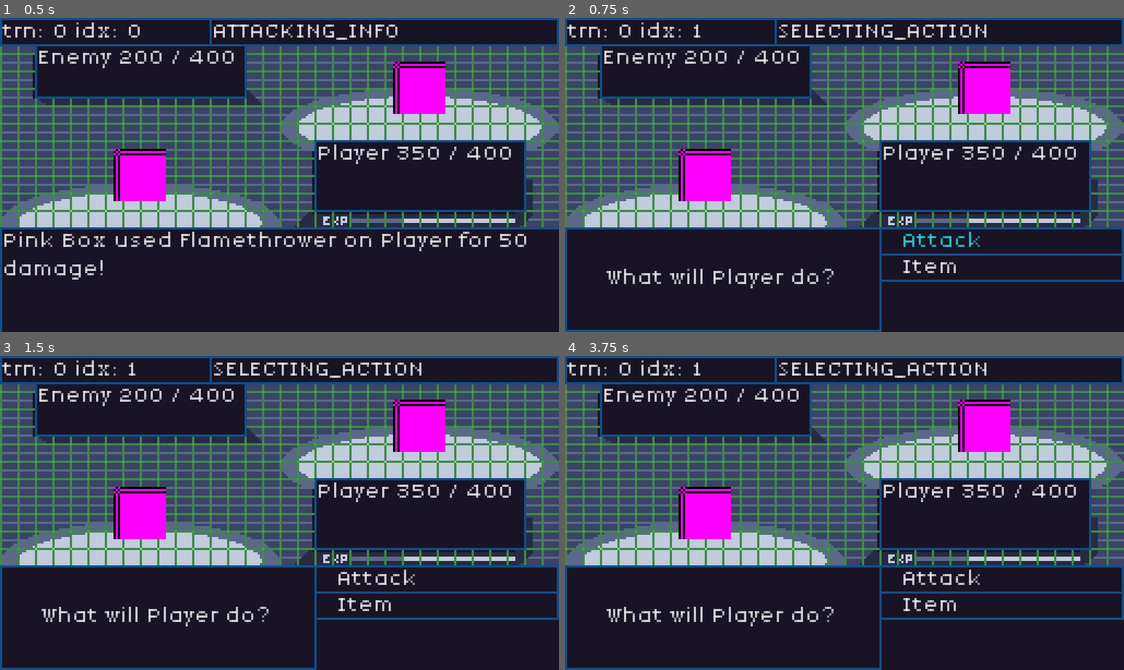
Above: before the commit, frames 1-4 (two rows, left to right).
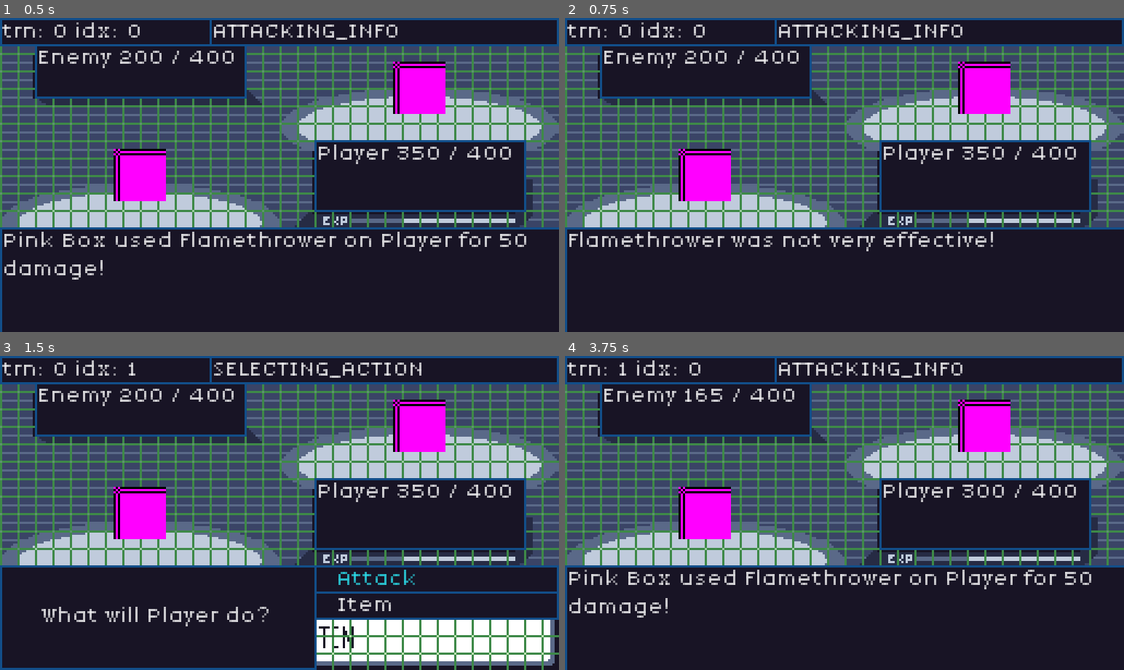
Above: after the commit, the same moments.

Repository: JakeTaussig/rpg-rougelike
Game: Godot game, scene res://scenes/battle.tscn
Two runs of this game, one before a commit and one after it. Both use one fixed random seed, a clock stepped at 60 frames per second and the inputs below.
Inputs (mouse positions are in pixels of both pictures, inside the frame that each line leads up to):
- Up to frame 1 (0.5 s): no input
- Up to frame 2 (0.75 s): click "Continue" at 0.5 s
- Up to frame 3 (1.5 s): click "Continue" at 1.25 s
- Up to frame 4 (3.75 s): click "Attack" at 2 s; click (654, 591) at 2.75 s, where only the run after the commit has a clickable "Tackle"; click (1001, 604) at 3.5 s, where only the run before the commit has a clickable "Item"

Frame 1 is identical in both runs. In frame 2, 3.7% of the frame differs, in the area x 0-100%, y 2-100%; in frame 3, 6.4%, in the area x 56-100%, y 68-100%; in frame 4, 4.7%.

Commit message:
Refactor adjustments (#16)
* release focus from continue button when leaving `ATTACKING_INFO` state

* return after updating state

* remove _wait_for_action; increment message index in `_on_continue_button_pressed`

---------

Co-authored-by: Ben Taussig <btaussig97@gmail.com>

Diff:
--- a/scripts/battle.gd
+++ b/scripts/battle.gd
@@ -5,6 +5,8 @@
 enum State {SELECTING_ACTION, SELECTING_ATTACK, ENEMY_ATTACK, ATTACKING_INFO, INCREMENT_TURN, GAME_END}
 var state: State = State.SELECTING_ACTION
 var lastFocusedMoveIndex: int = 0
+var message_index: int = 0
+var messages: Array = []
 
 # Called when the node enters the scene tree for the first time.
 func _ready() -> void:
@@ -15,11 +17,13 @@
 	_render_hp()
 	if battle_participants[turn_order_index].is_player:
 		_update_state(State.SELECTING_ACTION, ["What will %s do?" % %Player.character_name])
+		return
 	else:
 		_update_state(State.ENEMY_ATTACK)
+		return
 
 # The label_text can be turned into an Array of strings if we end up needing to pass multiple messages.
-func _update_state(new_state: State, messages: Array = []):
+func _update_state(new_state: State, _messages: Array = []):
 	var old_state = state
 	state = new_state
 	%StateDisplay.text = State.keys()[state]
@@ -32,6 +36,9 @@
 		%Moves.visible = false
 
 	elif old_state == State.ATTACKING_INFO:
+		%BattleStatus.visible = false
+		%ContinueButton.release_focus()
+		messages = []
 		if %Enemy.hp <= 0:
 			%BattleStatus.text = "%s defeated %s" % [%Player.character_name, %Enemy.character_name]
 			_update_state(State.GAME_END)
@@ -43,7 +50,7 @@
 
 	if state == State.SELECTING_ACTION:
 		%PlayerPrompt.visible = true
-		%PlayerPrompt.text = messages[0]
+		%PlayerPrompt.text = _messages[0]
 		%Action.visible = true
 		%Action.get_child(0).grab_focus()
 
@@ -57,32 +64,30 @@
 		var enemyMoveIdx = enemy.select_move()
 		if enemyMoveIdx != -1:
 			_on_move_selected(enemyMoveIdx, %Player)
+			return
 		else:
 			_update_state(State.ATTACKING_INFO, ["%s can't attack!" % enemy.character_name])
+			return
 
 	elif state == State.ATTACKING_INFO:
 		_render_hp()
 		%BattleStatus.visible = true
-		var index = 0
-		for message in messages:
-			index += 1
-			%BattleStatus.visible = true
-			%BattleStatus.text = message
-			if not index == messages.size():
-				await _wait_for_action("ui_accept")
-		%ContinueButton.visible = true
 		%ContinueButton.grab_focus()
+		messages = _messages
+		message_index = 0
+		%BattleStatus.text = _messages[message_index]
 
 	elif state == State.INCREMENT_TURN:
-		%ContinueButton.release_focus()
 		turn_order_index += 1
 		if turn_order_index == battle_participants.size():
 			turn_order_index = 0
 			turn += 1
 		if battle_participants[turn_order_index].is_player:
 			_update_state(State.SELECTING_ACTION, ["What will %s do?" % %Player.character_name])
+			return
 		else:
 			_update_state(State.ENEMY_ATTACK)
+			return
 
 	elif state == State.GAME_END:
 		%BattleStatus.visible = true
@@ -110,30 +115,30 @@
 		_on_move_selected(index, %Enemy)
 
 func _on_move_selected(index: int, target: BattleParticipant) -> void:
-	var messages = []
+	var _messages = []
 	var attacker: BattleParticipant = battle_participants[turn_order_index]
 	var results = attacker.use_move(index, target)
 	var used_move_name = results["move"].move_name
 	var damage = results["damage"]
 	var move_hit = results["move_hit"]
 	if not move_hit:
-		messages.append("%s missed %s!" % [attacker.character_name, used_move_name])
+		_messages.append("%s missed %s!" % [attacker.character_name, used_move_name])
 	elif damage > 0:
 		var effectiveness_multiplier: float = attacker.get_effectiveness_modifier(attacker.moves[index], target)
-		messages.append("%s used %s on %s for %d damage!" % [attacker.character_name, used_move_name, target.character_name, damage])
+		_messages.append("%s used %s on %s for %d damage!" % [attacker.character_name, used_move_name, target.character_name, damage])
 
 		if effectiveness_multiplier > 1.0:
-			messages.append("%s was super effective!" % used_move_name)
+			_messages.append("%s was super effective!" % used_move_name)
 
 		elif effectiveness_multiplier < 1.0:
-			messages.append("%s was not very effective!" % used_move_name)
+			_messages.append("%s was not very effective!" % used_move_name)
 
 	# This should only be status effects for now
 	else:
 		var status_effect_string = String(MovesData.StatusEffect.find_key(target.status_effect)).to_lower()
-		messages.append("%s used %s and applied %s on %s!" % [attacker.character_name, used_move_name, status_effect_string, target.character_name])
+		_messages.append("%s used %s and applied %s on %s!" % [attacker.character_name, used_move_name, status_effect_string, target.character_name])
 
-	_update_state(State.ATTACKING_INFO, messages)
+	_update_state(State.ATTACKING_INFO, _messages)
 
 func _render_hp() -> void:
 	%EnemyPanel.text = "Enemy " + str(%Enemy.hp) + " / " + str(%Enemy.max_hp)
@@ -141,9 +146,13 @@
 
 func _on_continue_button_pressed() -> void:
 	if state == State.ATTACKING_INFO:
-		_update_state(State.INCREMENT_TURN)
-	if state == State.GAME_END:
-		await _wait_for_action("ui_accept")
+		message_index += 1
+		if message_index < messages.size():
+			%BattleStatus.text = messages[message_index]
+		else:
+			_update_state(State.INCREMENT_TURN)
+			return
+	elif state == State.GAME_END:
 		get_tree().quit()
 
 func _on_attack_pressed() -> void:
@@ -167,10 +176,3 @@
 			%MovesMenu.get_child(i).set_theme_type_variation("DisabledButton")
 		else:
 			%MovesMenu.get_child(i).set_theme_type_variation("Button")
-
-func _wait_for_action(action: String):
-	await get_tree().process_frame
-	while true:
-		await get_tree().process_frame
-		if Input.is_action_just_pressed(action):
-			break
